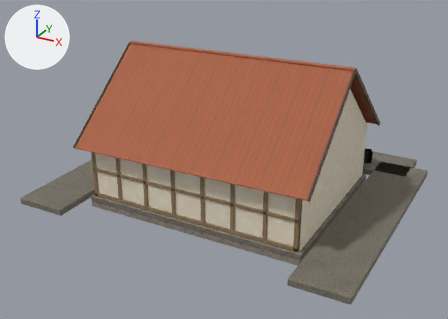
A saved change to the glTF model assets/meshes/pub.gltf.
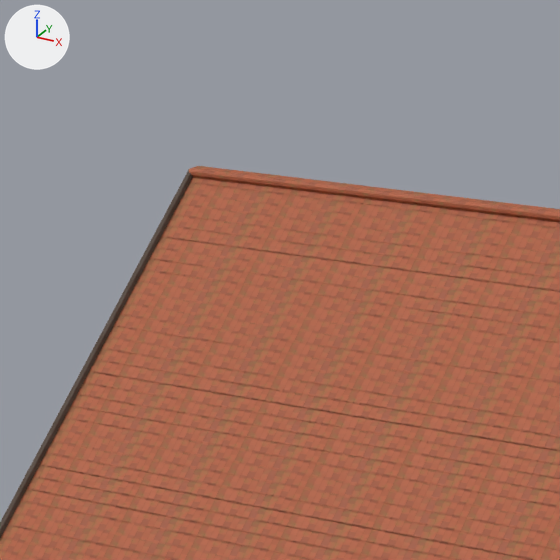
Each version appears first whole from a 50 mm camera at (12.5, -23.6, 13.3) aimed at (-0.3, -0.5, 1.7), and next in a close-up on the part from 18% to 49% of the width and 0% to 43% of the height. Lighting does not change. The marker at upper left points along +X, +Y and +Z. The older version's two pictures come first. Vertices at exactly the same position are counted once.

Names of what the first close-up shows: 'pub'.
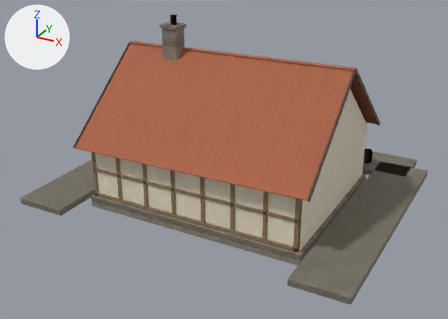
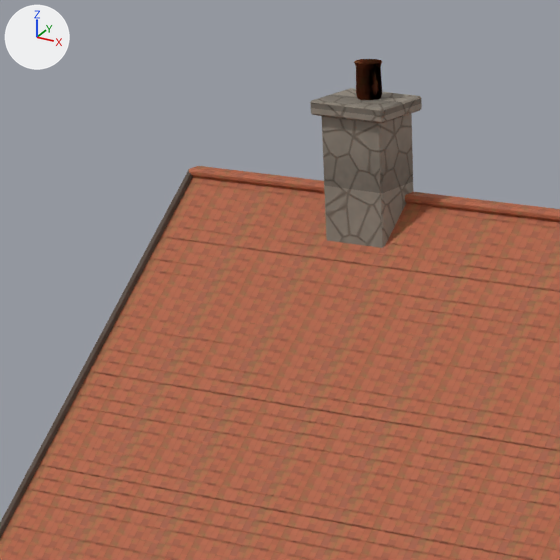
Changed parts and their boxes (x1, y1, x2, y2) in the close-ups (560 x 560 px; the box of a moved part takes in the faces that stretch with it):
'pub', reshaped: before (0, 166, 560, 560); after (0, 59, 560, 560)
part 1 of me_pub, moved or reshaped (not visible before): after (310, 88, 422, 123)
part 2 of me_pub, moved or reshaped (not visible before): after (354, 59, 382, 100)
part 3 of me_pub, moved or reshaped (not visible before): after (321, 114, 413, 248)

Patch to the scene script:
```diff
--- a/assets/meshes/pub.gltf.py
+++ b/assets/meshes/pub.gltf.py
@@ me_pub @@
 # used by ob_pub; location = (0.0, 0.0, 0.0)
-me_pub.from_pydata(...)  # 6954 vertices, 12504 faces; spans x -7.8..7.8, y -6.0..7.6, z -0.3..6.7
+me_pub.from_pydata(...)  # 6978 vertices, 12548 faces; spans x -7.8..7.8, y -6.0..7.6, z -0.3..8.0
+# me_pub part 1: the loose piece of 24 vertices spanning x -3.5..-2.5, y -0.6..0.2, z 5.4..5.6 is moved by (0.0, 0.0, 2.0)
+# me_pub part 2: the loose piece of 48 vertices spanning x -3.1..-2.8, y -0.4..-0.1, z 5.6..6.0 is moved by (0.0, 0.0, 2.0)
+# me_pub part 3: 12 vertices moved from x -3.4..-2.6, y -0.6..0.1, z 5.4 to x -3.4..-2.6, y -0.6..0.1, z 7.4..7.5
+# other edits to the shape of me_pub do not show in these pictures
 me_pub.materials.append(mat_stone)
```
